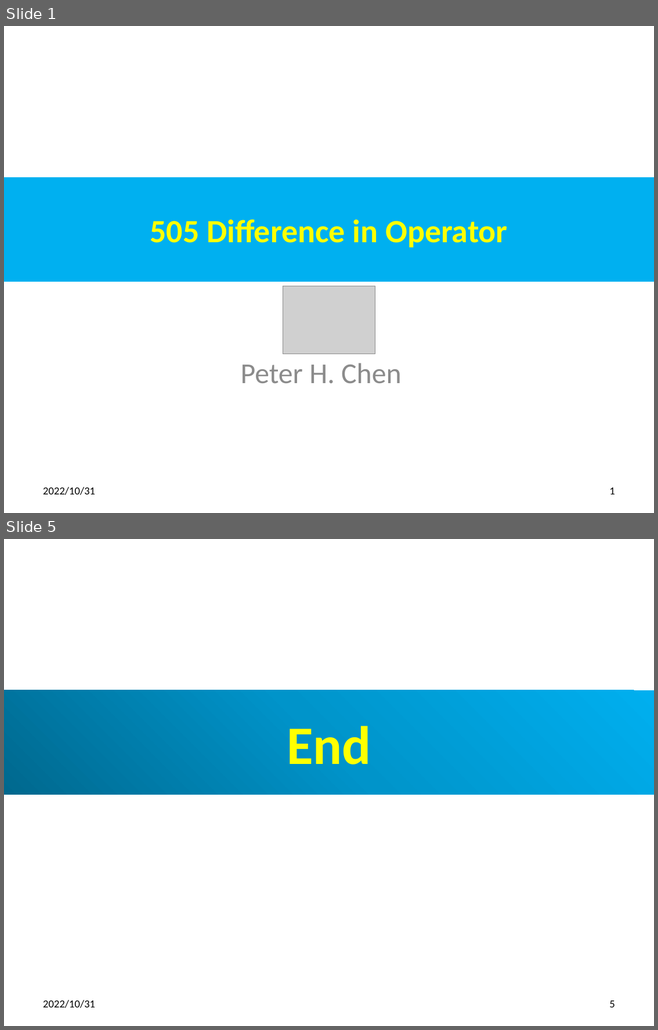
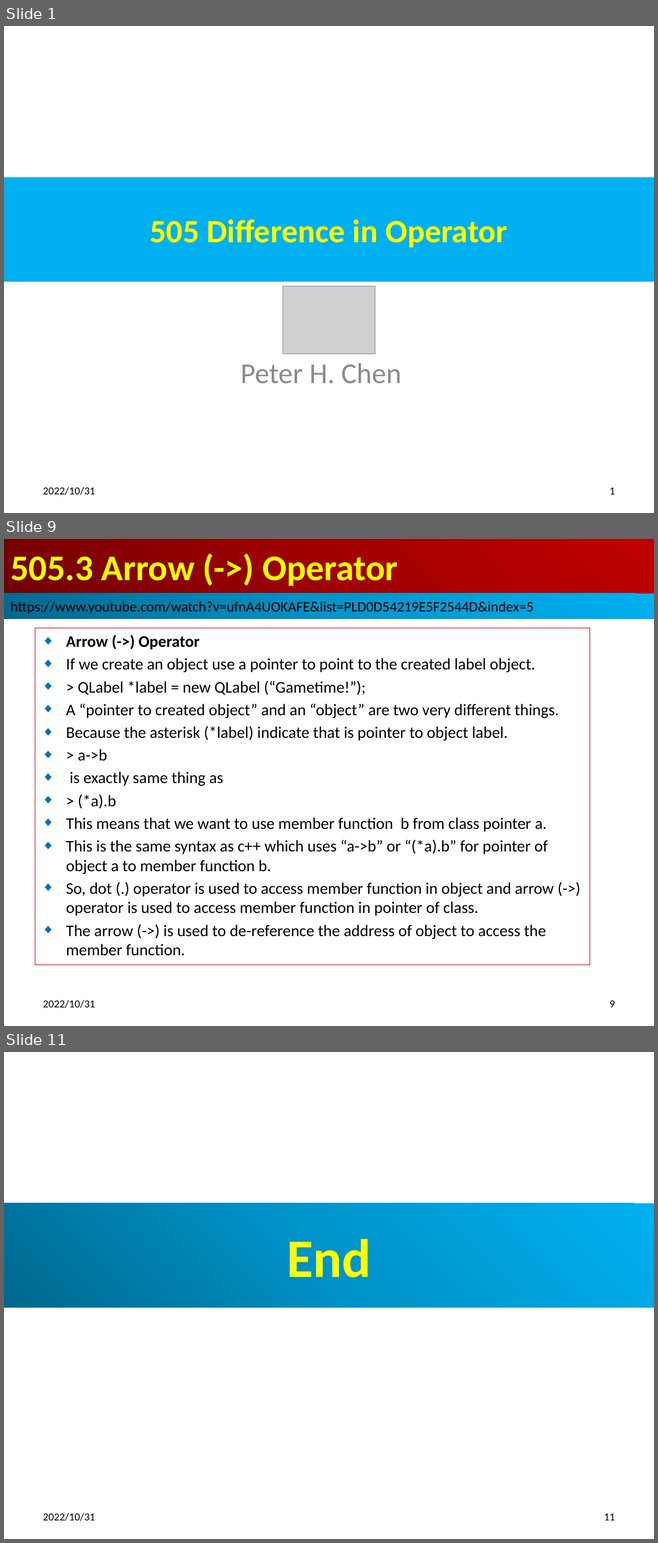
Before and after one commit to peterhchen/012_Qt, a slide deck: 505_Operator_Difference.pptx. Shown one above the other, each under a label of ours: slides 1 and 5 before the commit, slides 1, 9 and 11 after it; the slides between them are not shown. The pictures are 658x1030 and 658x1543 pixels, drawn with LibreOffice and Linux fonts; fonts in the diff are those of the drawing; grey boxes stand for pictures. Boxes give left, top, right and bottom in pixels: in the first picture for what was removed or moved away, otherwise in the second. Text is boxed around its words. In the diff, an @@ line names an element or a change of style, - is before the commit and + after.

```diff
--- a/505_Operator_Difference.pptx
+++ b/505_Operator_Difference.pptx
@@ slide 9 added at bbox=[4, 539, 654, 1026], background #FFFFFF @@
@@ title added at bbox=[4, 539, 654, 594], fill gradient #720000 to #A20000 to #C00000, 40 pt, text #FFFF00, bold @@
+505.3 Arrow (->) Operator
@@ rectangle added at bbox=[4, 594, 654, 619], fill gradient #00688E to #0094CA to #00B0F0, 16 pt, text #000000 @@
+https://www.youtube.com/watch?v=ufnA4UOKAFE&list=PLD0D54219E5F2544D&index=5
@@ subtitle added at bbox=[35, 628, 590, 965], outline #C00000 0.75 pt, 18 pt, text #000000 @@
+◆ Arrow (->) Operator
+◆ If we create an object use a pointer to point to the created label object.
+◆ > QLabel *label = new QLabel (“Gametime!”);
+◆ A “pointer to created object” and an “object” are two very different things.
+◆ Because the asterisk (*label) indicate that is pointer to object label.
+◆ > a->b
+◆ is exactly same thing as
+◆ > (*a).b
+◆ This means that we want to use member function b from class pointer a.
+◆ This is the same syntax as c++ which uses “a->b” or “(*a).b” for pointer of object a to member function b.
+◆ So, dot (.) operator is used to access member function in object and arrow (->) operator is used to access member function in pointer of class.
+◆ The arrow (->) is used to de-reference the address of object to access the member function.
@@ text added at bbox=[43, 1000, 95, 1008], 12 pt, text #000000 @@
+2022/10/31
@@ page number added at bbox=[609, 1001, 614, 1008], 12 pt, text #000000 @@
+9
@@ what was slide 5 is now slide 11 @@
@@ page number at bbox=[604, 1514, 615, 1521]: text changed @@
-5
+11
```
Also in this commit, not shown: 3 slides changed, 5 other slides added, 1 other file.
